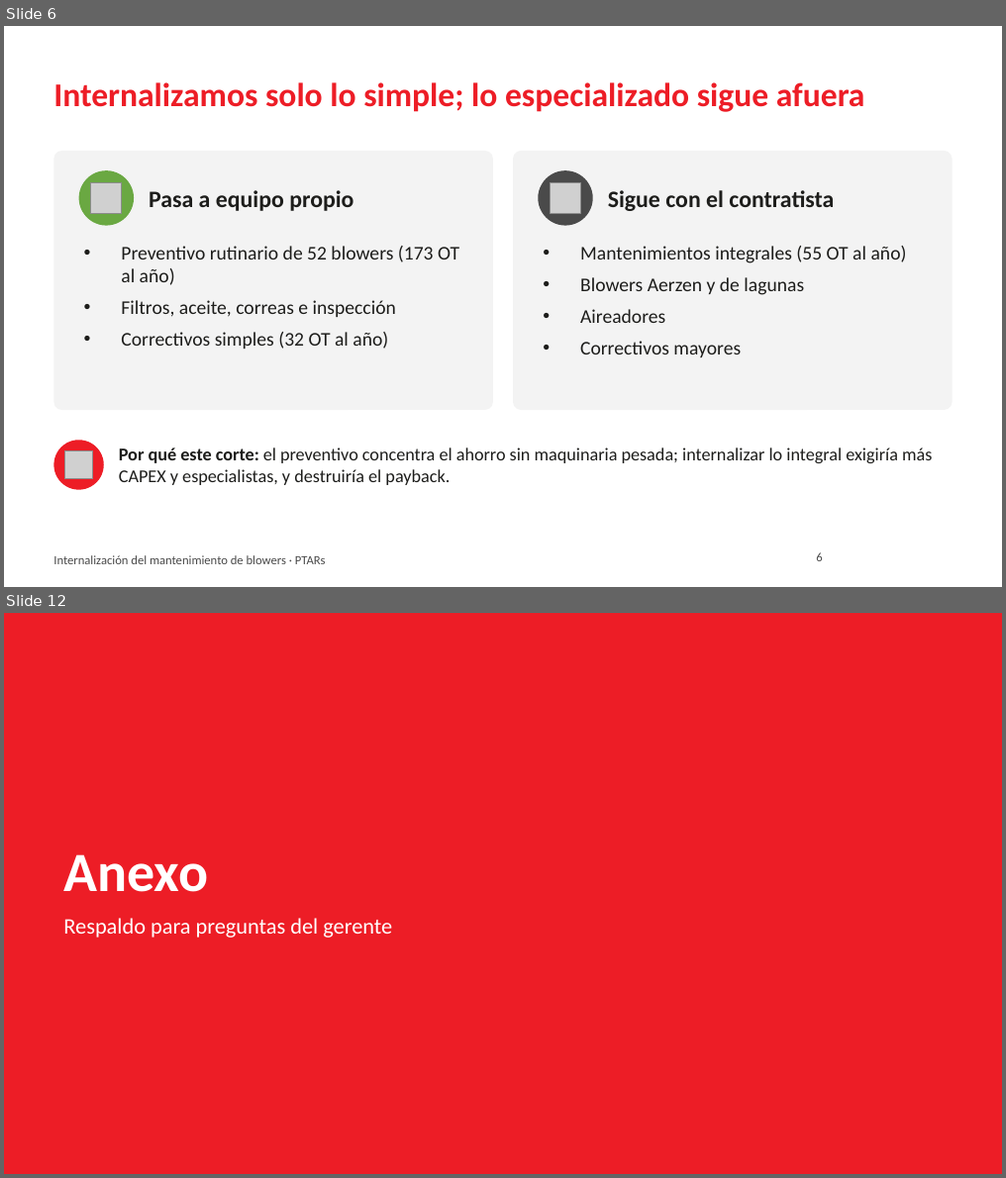
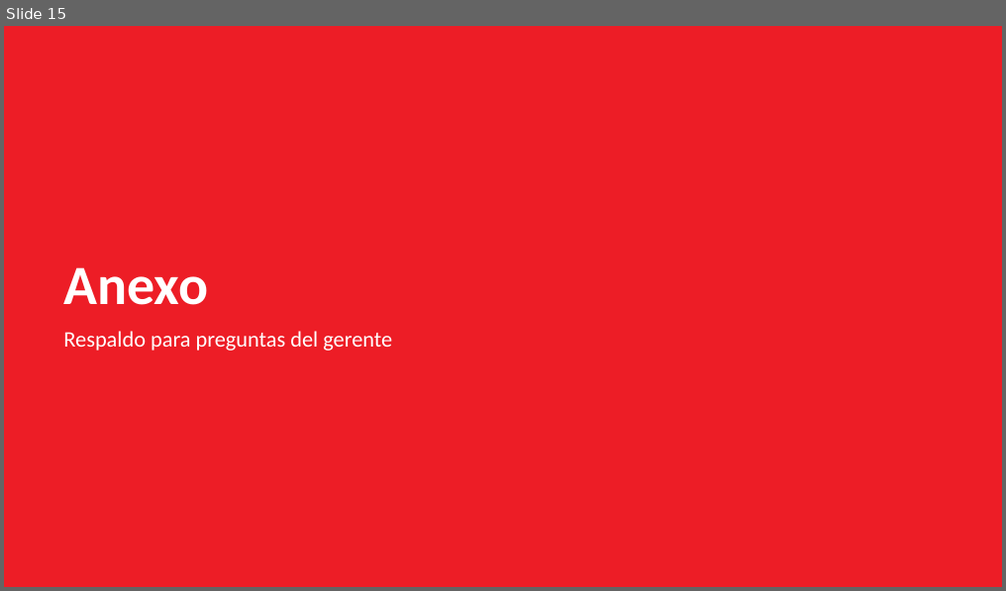
Before and after one commit to jjsamcar/Codigo-IA, a slide deck: presentaciones/Blowers_PTARs_Resumen_Gerencia.pptx. Shown one above the other, each under a label of ours: slides 6 and 12 before the commit, slide 15 after it; the slides between them are not shown. The pictures are 1006x1178 and 1006x591 pixels, drawn with LibreOffice and Linux fonts; fonts in the diff are those of the drawing; grey boxes stand for pictures; background and template pictures are left out. Boxes give left, top, right and bottom in pixels: in the first picture for what was removed or moved away, otherwise in the second. Text is boxed around its words. In the diff, an @@ line names an element or a change of style, - is before the commit and + after.

```diff
--- a/presentaciones/Blowers_PTARs_Resumen_Gerencia.pptx
+++ b/presentaciones/Blowers_PTARs_Resumen_Gerencia.pptx
@@ slide 6 removed at box(4, 26, 1002, 587), background #FFFFFF @@
@@ title removed at box(54, 82, 865, 112) @@
-Internalizamos solo lo simple; lo especializado sigue afuera
@@ rounded rectangle removed at box(54, 151, 493, 410) @@
@@ ellipse removed at box(79, 171, 134, 226) @@
@@ rounded rectangle removed at box(513, 151, 952, 410) @@
@@ ellipse removed at box(538, 171, 593, 226) @@
@@ picture removed at box(91, 182, 122, 214) @@
@@ text removed at box(149, 190, 353, 211) @@
-Pasa a equipo propio
@@ picture removed at box(549, 182, 581, 214) @@
@@ text removed at box(608, 190, 834, 211) @@
-Sigue con el contratista
@@ text removed at box(121, 246, 459, 349) @@
-• Preventivo rutinario de 52 blowers (173 OT al año)
-• Filtros, aceite, correas e inspección
-• Correctivos simples (32 OT al año)
@@ text removed at box(580, 246, 907, 358) @@
-• Mantenimientos integrales (55 OT al año)
-• Blowers Aerzen y de lagunas
-• Aireadores
-• Correctivos mayores
@@ ellipse removed at box(54, 440, 104, 490) @@
@@ picture removed at box(64, 451, 93, 479) @@
@@ text removed at box(119, 448, 932, 485) @@
-Por qué este corte: el preventivo concentra el ahorro sin maquinaria pesada; internalizar lo integral exigiría más CAPEX y especialistas, y destruiría el payback.
@@ text removed at box(54, 556, 326, 565) @@
-Internalización del mantenimiento de blowers · PTARs
@@ page number removed at box(816, 553, 822, 562) @@
-6
@@ what was slide 12 is now slide 15 @@
```
Also in this commit, not shown: 13 slides changed, 4 slides added.
